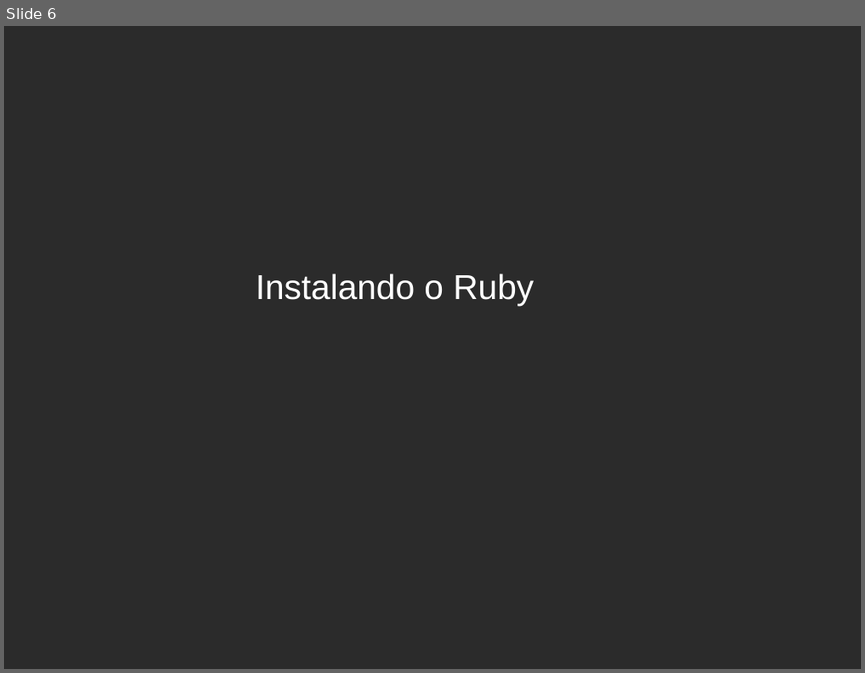
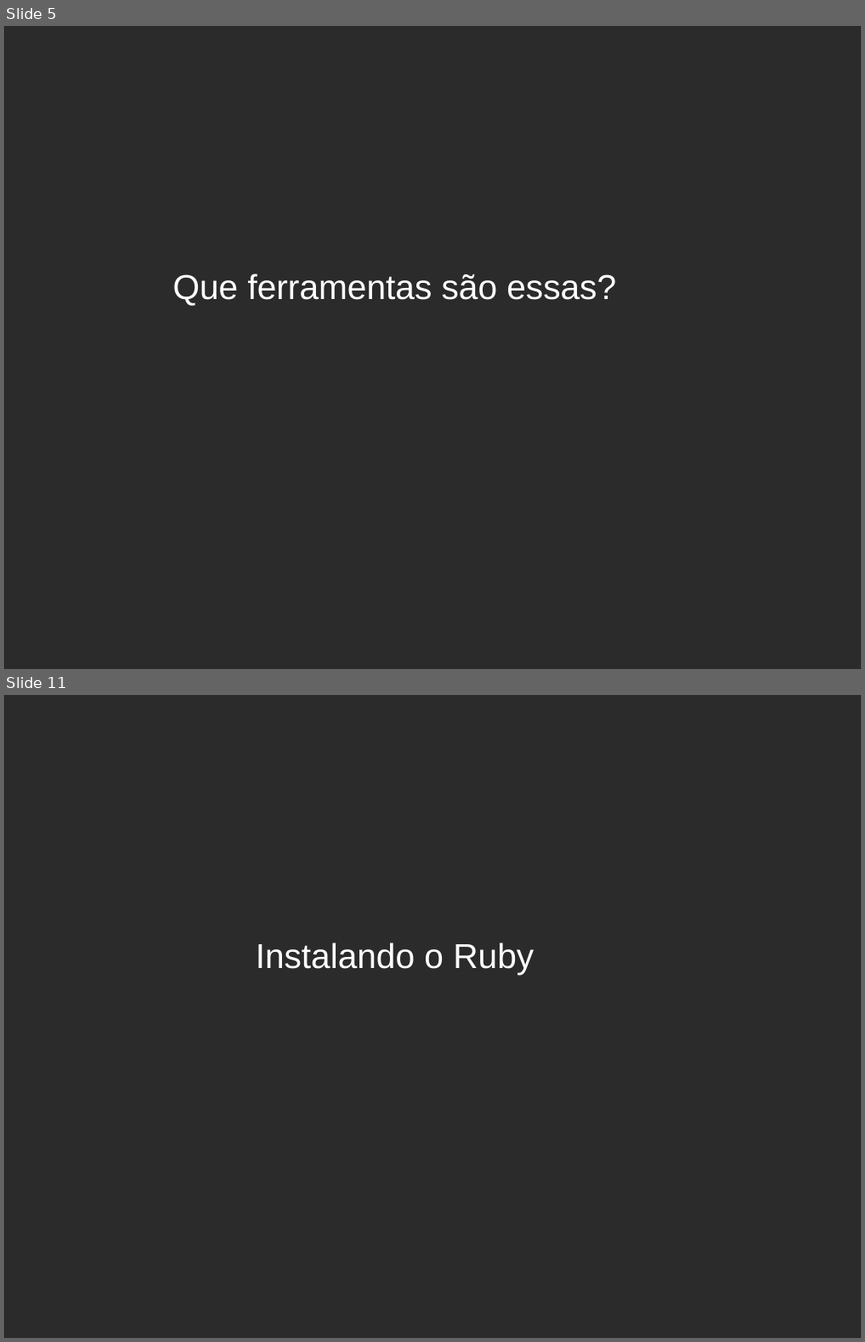
Before and after one commit to hbobenicio/ruby-examples, a slide deck: apresentacao-ruby.odp. Shown one above the other, each under a label of ours: slide 6 before the commit, slides 5 and 11 after it; the slides between them are not shown. The pictures are 865x673 and 865x1342 pixels, drawn with LibreOffice and Linux fonts; fonts in the diff are those of the drawing; background and template pictures are left out; a plain dark background stands for a picture behind light text. Boxes give left, top, right and bottom in pixels: in the first picture for what was removed or moved away, otherwise in the second. Text is boxed around its words. In the diff, an @@ line names an element or a change of style, - is before the commit and + after.

```diff
--- a/apresentacao-ruby.odp
+++ b/apresentacao-ruby.odp
@@ slide 5 added at box(4, 26, 861, 669), background picture (left out) @@
@@ subtitle added at box(173, 273, 616, 306), 32 pt, text #FFFFFF @@
+Que ferramentas são essas?
@@ what was slide 6 is now slide 11 @@
```
Also in this commit, not shown: 4 slides changed, 5 other slides added, 1 slide removed, 2 other files.
